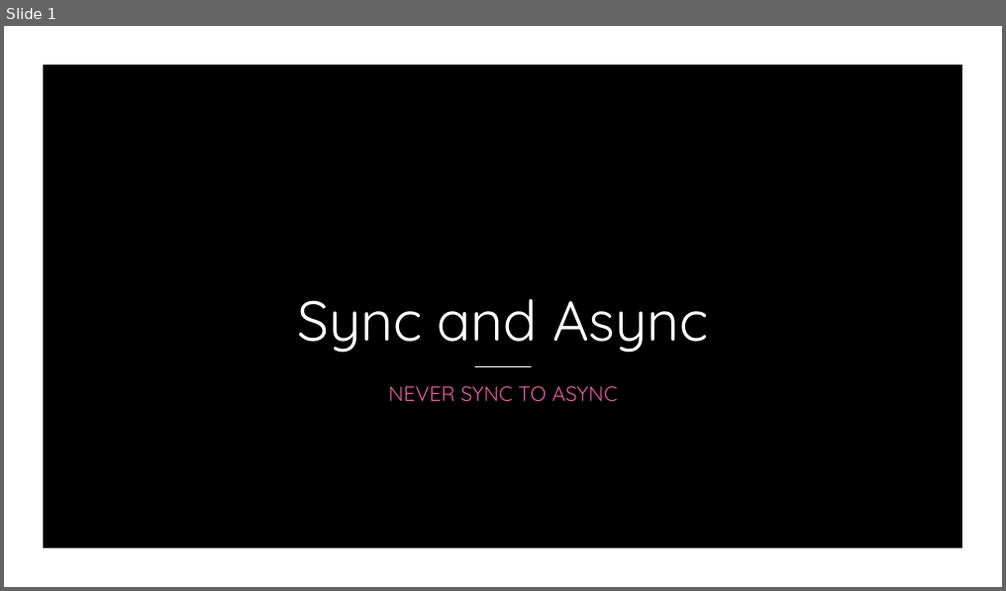
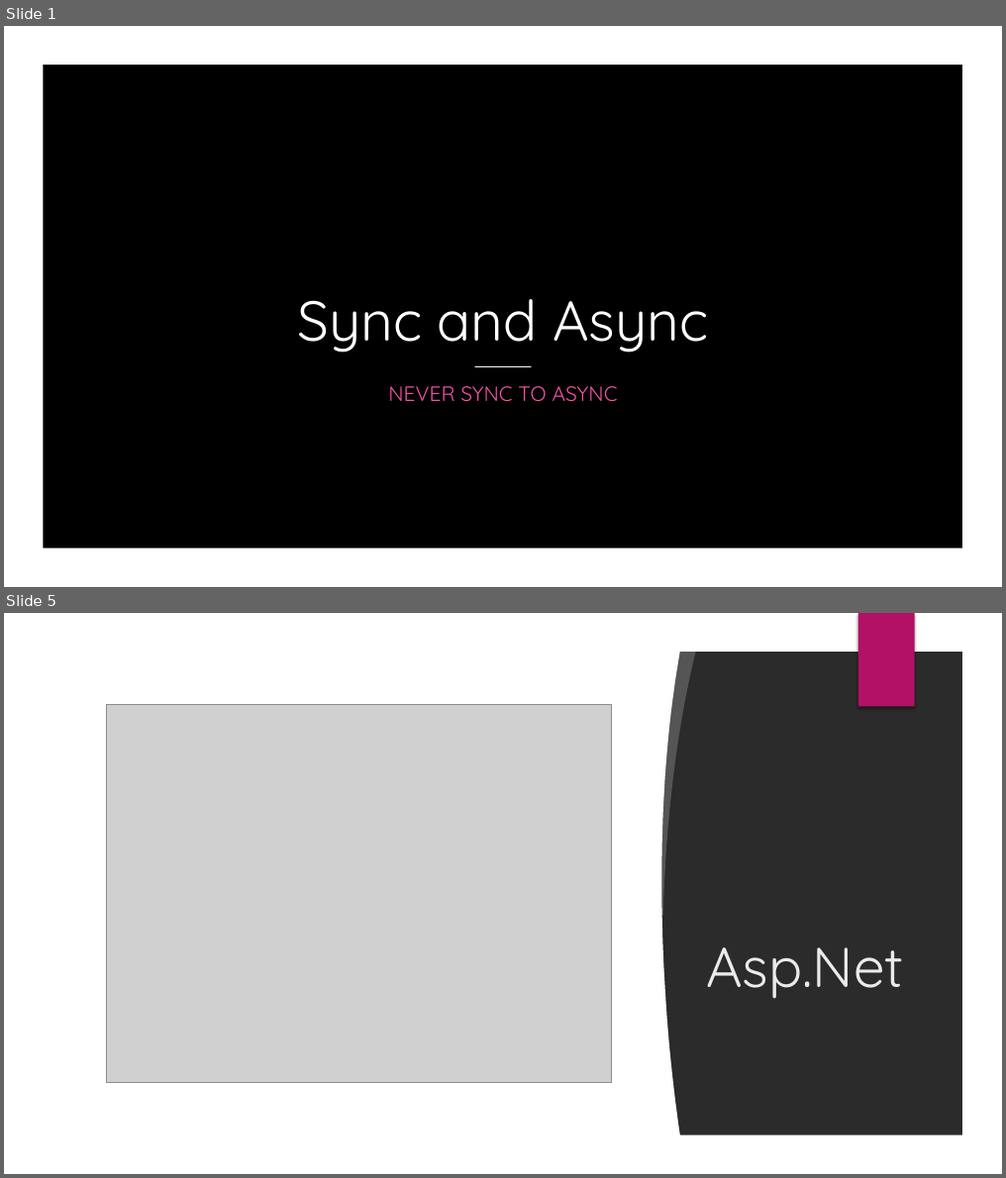
Before and after one commit to P47Phoenix/AsyncBestPractices, a slide deck: Presentation/Sync and Async.pptx. Shown one above the other, each under a label of ours: slide 1 before the commit, slides 1 and 5 after it; the slides between them are not shown. The pictures are 1006x591 and 1006x1178 pixels, drawn with LibreOffice and Linux fonts; fonts in the diff are those of the drawing; grey boxes stand for pictures; background and template pictures are left out; a plain dark background stands for a picture behind light text. Boxes give left, top, right and bottom in pixels: in the first picture for what was removed or moved away, otherwise in the second. Text is boxed around its words. In the diff, an @@ line names an element or a change of style, - is before the commit and + after.

```diff
--- a/Presentation/Sync and Async.pptx
+++ b/Presentation/Sync and Async.pptx
@@ slide 5 added at box(4, 613, 1002, 1174), background picture (left out) @@
@@ freeform shape added at box(4, 613, 1002, 1174), fill #FFFFFF @@
@@ rectangle added at box(858, 613, 915, 707), fill #B31166 @@
@@ rectangle added at box(39, 646, 594, 1142), fill #FFFFFF @@
@@ freeform shape added at box(578, 646, 681, 1141), fill #FFFFFF @@
@@ freeform shape added at box(639, 645, 696, 917), fill #FFFFFF at 20% opacity @@
@@ picture added at box(106, 704, 611, 1083) @@
@@ title added at box(706, 948, 904, 999), 54 pt, text #EBEBEB @@
+Asp.Net
```
Also in this commit, not shown: 1 slide changed, 11 other slides added, 5 other files.
